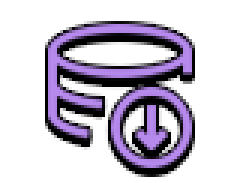
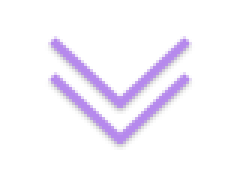
Comparing the layer stacks of the two w=240, h=183 images. Changes:
renamed "Ebene 2" to "Ebene 10", painted on it over bbox(48, 24, 192, 168)
